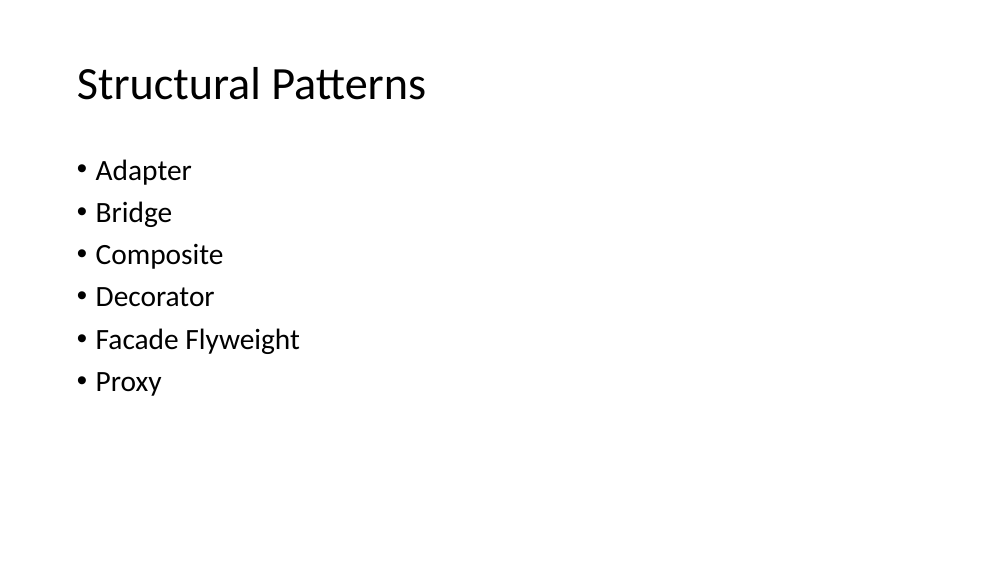
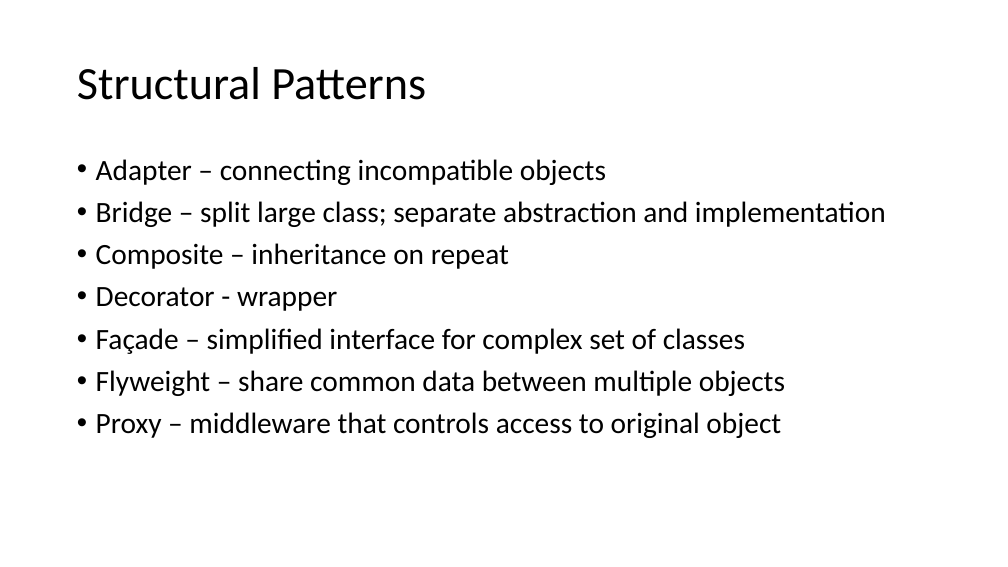
Before and after one commit to ynaman1000/DesignPatterns, a slide deck: slide 17 of Design Patterns.pptx. Drawn at 1008x567 pixels with LibreOffice and Linux fonts; fonts in the diff are those of the drawing. Boxes give left, top, right and bottom in pixels: in the first picture for what was removed or moved away, otherwise in the second. Text is boxed around its words. In the diff, an @@ line names an element or a change of style, - is before the commit and + after.

Commit message:
updated ppt

```diff
--- a/Design Patterns.pptx
+++ b/Design Patterns.pptx
@@ text at box(96, 159, 886, 438): text changed @@
-• Adapter
-• Bridge
-• Composite
-• Decorator
-• Facade Flyweight
-• Proxy
+• Adapter – connecting incompatible objects
+• Bridge – split large class; separate abstraction and implementation
+• Composite – inheritance on repeat
+• Decorator - wrapper
+• Façade – simplified interface for complex set of classes
+• Flyweight – share common data between multiple objects
+• Proxy – middleware that controls access to original object
```
